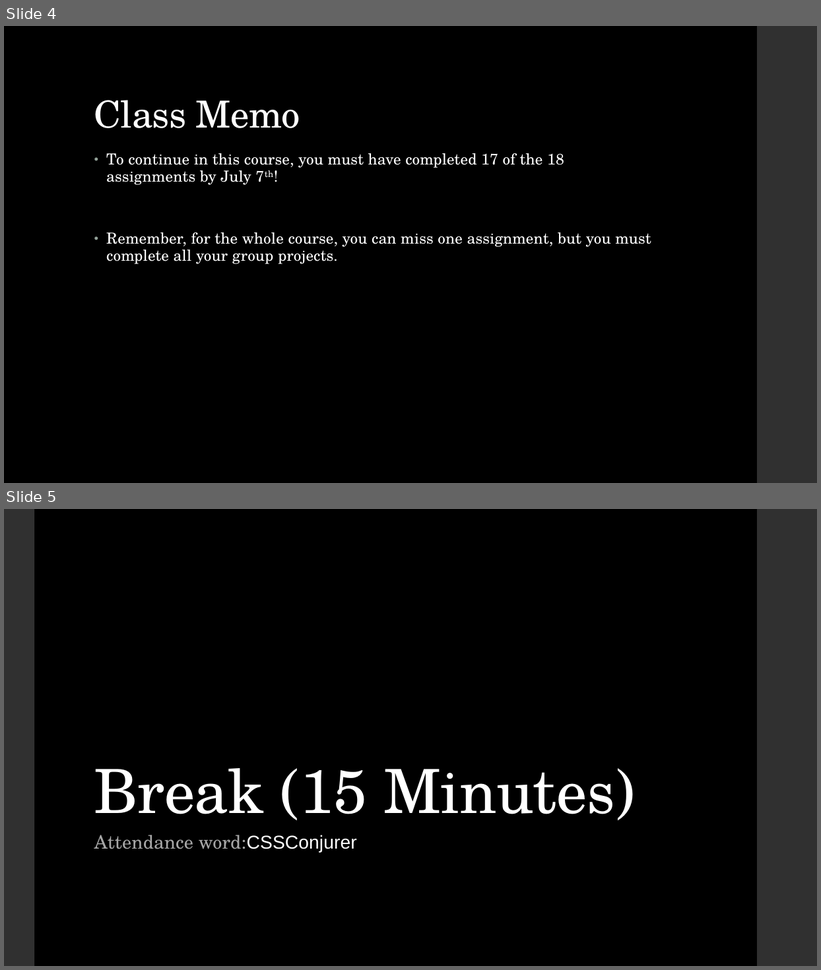
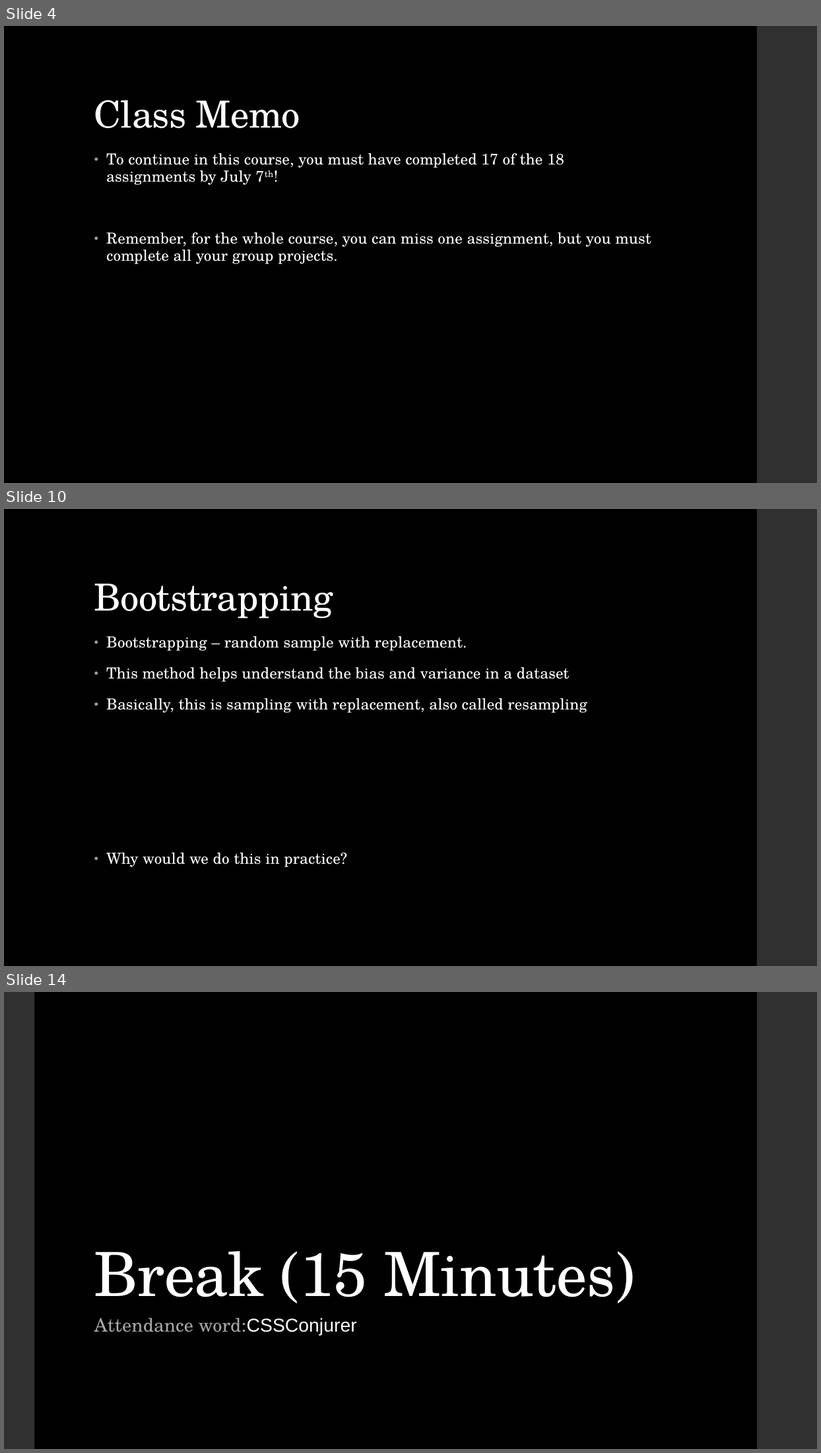
Before and after one commit to LaunchCoderGirlSTL/Data-Science-Assignments, a slide deck: course_material/week_17/week_17_presentation.pptx. Shown one above the other, each under a label of ours: slides 4 and 5 before the commit, slides 4, 10 and 14 after it; the slides between them are not shown. The pictures are 821x970 and 821x1453 pixels, drawn with LibreOffice and Linux fonts; fonts in the diff are those of the drawing. Boxes give left, top, right and bottom in pixels: in the first picture for what was removed or moved away, otherwise in the second. Text is boxed around its words. In the diff, an @@ line names an element or a change of style, - is before the commit and + after.

```diff
--- a/course_material/week_17/week_17_presentation.pptx
+++ b/course_material/week_17/week_17_presentation.pptx
@@ slide 10 added at (4,509,817,966), background #000000; not listed: 1 template element that a slide beside it also shows @@
@@ title added at (94,584,333,619), 44 pt, text #FFFFFF @@
+Bootstrapping
@@ text added at (106,636,587,867), 18 pt, text #FFFFFF @@
+• Bootstrapping – random sample with replacement.
+• This method helps understand the bias and variance in a dataset
+• Basically, this is sampling with replacement, also called resampling
+• Why would we do this in practice?
@@ what was slide 5 is now slide 14 @@
```
Also in this commit, not shown: 1 slide changed, 9 other slides added, 1 other file.
